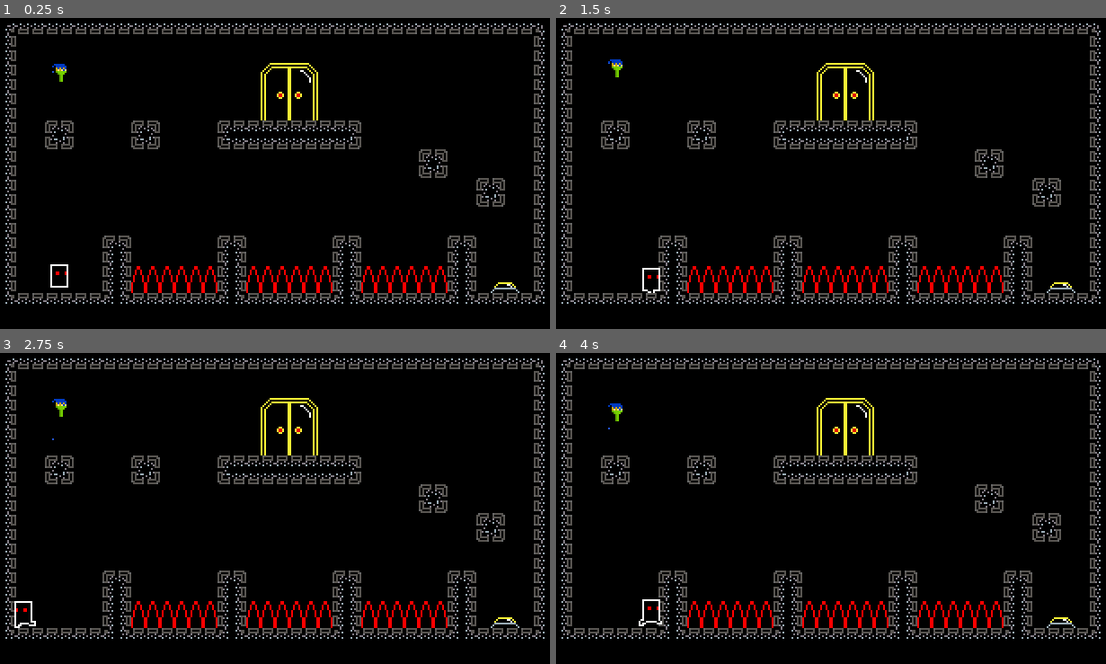
Above: before the commit, frames 1-4 (two rows, left to right).
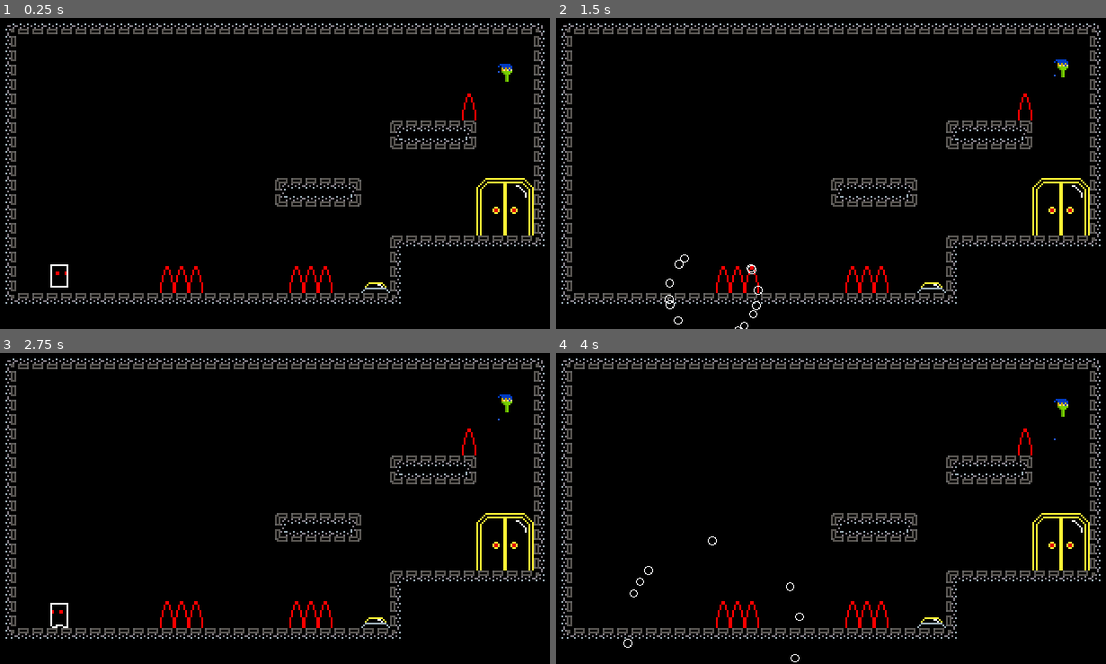
Above: after the commit, the same moments.

Repository: felipenune/outline-quest
Game: Godot game, scene res://Scenes/LevelsScenes/Level3.tscn
Same seed, same stepped clock (60 frames per second), same inputs: the game is played once before the commit and once after it. This scene is started directly instead of the project's main scene.
Inputs:
- Up to frame 1 (0.25 s): no input
- Up to frame 2 (1.5 s): hold Right (ui_right) from 0.53 s (still down); tap Up (ui_up) at 0.77 s
- Up to frame 3 (2.75 s): tap Up (ui_up) at 1.52 s; release Right (ui_right) at 2.03 s; hold Left (ui_left) from 2.03 s (still down)
- Up to frame 4 (4 s): release Left (ui_left) at 2.78 s; hold Right (ui_right) from 2.78 s (still down); tap Up (ui_up) at 3.02, 3.77 s

The runs differ from the first frame. In frame 1, 7.1% of the frame differs, in the area x 8-100%, y 14-92%; in frame 2, 7.3%, in the area x 8-100%, y 13-100%; in frame 3, 7.3%; in frame 4, 7.3%.

Commit message:
levels adjustments

Diff:
--- a/Scenes/LevelsScenes/Level3.tscn
+++ b/Scenes/LevelsScenes/Level3.tscn
@@ -15,78 +15,45 @@
 current_level = 3
 
 [node name="Ground" parent="." instance=ExtResource( 1 )]
-tile_data = PoolIntArray( -2, 0, 0, -1, 0, 1, -65536, 0, 1,  …(1260 unchanged characters)…  589823, 0, 65537, 524288, 0, 65538, 524292, 0, 3, 524296, 0, 3, 524300, 0, 3, 524304, 0, 3, 524307, 0, 65536, 524308, 0, 65538, 655358, 0, 65536, 655359, 0, 65537, 589824, 0, 65538, 589828, 0, 65539, 589832, 0, 65539, 589836, 0, 65539, 589840, 0, 65539, 589843, 0, 65536, 589844, 0, 65538, 720894, 0, 65536, 720895, 0, 65537, 655360, 0, 131077, 655361, 0, 1, 655362, 0, 1, 655363, 0, 1, 655364, 0, 131080, 655365, 0, 1, 655366, 0, 1, 655367, 0, 1, 655368, 0, 131080, 655369, 0, 1, 655370, 0, 1, 655371, 0, 1, 655372, 0, 131080, 655373, 0, 1, 655374, 0, 1, 655375, 0, 1, 655376, 0, 131080, 655377, 0, 1, 655378, 0, 1, 655379, 0, 131078, 655380, 0, 65538, 786430, 0, 65536, 78 …(831 unchanged characters)…
+tile_data = PoolIntArray( -2, 0, 0, -1, 0, 1, -65536, 0, 1,  …(1260 unchanged characters)…  589823, 0, 65537, 524288, 0, 65538, 524302, 0, 0, 524303, 0, 1, 524304, 0, 1, 524305, 0, 1, 524306, 0, 1, 524307, 0, 131078, 524308, 0, 65538, 655358, 0, 65536, 655359, 0, 65537, 589824, 0, 65538, 589838, 0, 65536, 589839, 0, 65537, 589840, 0, 65537, 589841, 0, 65537, 589842, 0, 65537, 589843, 0, 65537, 589844, 0, 65538, 720894, 0, 65536, 720895, 0, 65537, 655360, 0, 131077, 655361, 0, 1, 655362, 0, 1, 655363, 0, 1, 655364, 0, 1, 655365, 0, 1, 655366, 0, 1, 655367, 0, 1, 655368, 0, 1, 655369, 0, 1, 655370, 0, 1, 655371, 0, 1, 655372, 0, 1, 655373, 0, 1, 655374, 0, 131078, 655375, 0, 65537, 655376, 0, 65537, 655377, 0, 65537, 655378, 0, 65537, 655379, 0, 65537, 655380, 0, 65538, 786430, 0, 65536, 78 …(831 unchanged characters)…
 
 [node name="GroundOneWay" parent="." instance=ExtResource( 7 )]
-tile_data = PoolIntArray( 262146, 0, 196611, 262149, 0, 196611, 262152, 0, 196608, 262153, 0, 196609, 262154, 0, 196609, 262155, 0, 196609, 262156, 0, 196610, 327695, 0, 196611, 393233, 0, 196611 )
+tile_data = PoolIntArray( 262158, 0, 196608, 262159, 0, 196609, 262160, 0, 196610, 393226, 0, 196608, 393227, 0, 196609, 393228, 0, 196610 )
 
 [node name="PlayerSpawner" parent="." instance=ExtResource( 2 )]
 position = Vector2( 40, 128 )
 
 [node name="ButtonYellow" parent="." instance=ExtResource( 3 )]
-position = Vector2( 280, 144 )
+position = Vector2( 208, 144 )
 
 [node name="DoorLevel1" parent="." instance=ExtResource( 4 )]
-position = Vector2( 168, 48 )
+position = Vector2( 288, 112 )
 
 [node name="Spikes2" type="Node2D" parent="."]
 
 [node name="Spikes" parent="Spikes2" instance=ExtResource( 6 )]
-position = Vector2( 80, 144 )
+position = Vector2( 96, 144 )
 
 [node name="Spikes2" parent="Spikes2" instance=ExtResource( 6 )]
-position = Vector2( 88, 144 )
-
-[node name="Spikes3" parent="Spikes2" instance=ExtResource( 6 )]
-position = Vector2( 96, 144 )
+position = Vector2( 104, 144 )
 
 [node name="Spikes4" parent="Spikes2" instance=ExtResource( 6 )]
-position = Vector2( 104, 144 )
+position = Vector2( 112, 144 )
 
 [node name="Spikes5" parent="Spikes2" instance=ExtResource( 6 )]
-position = Vector2( 112, 144 )
+position = Vector2( 176, 144 )
 
 [node name="Spikes6" parent="Spikes2" instance=ExtResource( 6 )]
-position = Vector2( 120, 144 )
-
-[node name="Spikes7" parent="Spikes2" instance=ExtResource( 6 )]
-position = Vector2( 144, 144 )
-
-[node name="Spikes8" parent="Spikes2" instance=ExtResource( 6 )]
-position = Vector2( 152, 144 )
-
-[node name="Spikes9" parent="Spikes2" instance=ExtResource( 6 )]
-position = Vector2( 160, 144 )
-
-[node name="Spikes10" parent="Spikes2" instance=ExtResource( 6 )]
 position = Vector2( 168, 144 )
 
 [node name="Spikes11" parent="Spikes2" instance=ExtResource( 6 )]
-position = Vector2( 176, 144 )
+position = Vector2( 184, 144 )
 
 [node name="Spikes12" parent="Spikes2" instance=ExtResource( 6 )]
-position = Vector2( 184, 144 )
-
-[node name="Spikes13" parent="Spikes2" instance=ExtResource( 6 )]
-position = Vector2( 208, 144 )
-
-[node name="Spikes14" parent="Spikes2" instance=ExtResource( 6 )]
-position = Vector2( 216, 144 )
-
-[node name="Spikes15" parent="Spikes2" instance=ExtResource( 6 )]
-position = Vector2( 224, 144 )
-
-[node name="Spikes16" parent="Spikes2" instance=ExtResource( 6 )]
-position = Vector2( 232, 144 )
-
-[node name="Spikes17" parent="Spikes2" instance=ExtResource( 6 )]
-position = Vector2( 240, 144 )
-
-[node name="Spikes18" parent="Spikes2" instance=ExtResource( 6 )]
-position = Vector2( 248, 144 )
+position = Vector2( 264, 48 )
 
 [node name="Pencils" type="Node2D" parent="."]
-position = Vector2( 32, 32 )
+position = Vector2( 280, 32 )
 __meta__ = {
 "_edit_group_": true
 }
@@ -95,6 +62,6 @@
 
 [node name="Particles2D" parent="Pencils/Pencil" index="3"]
 amount = 1
-lifetime = 0.7
+lifetime = 1.1
 
 [editable path="Pencils/Pencil"]
--- a/Scenes/LevelsScenes/Level4.tscn
+++ b/Scenes/LevelsScenes/Level4.tscn
@@ -9,51 +9,84 @@
 [ext_resource path="res://Scenes/Tiles/GroundOneWay.tscn" type="PackedScene" id=7]
 [ext_resource path="res://Scenes/Misc/Pencil.tscn" type="PackedScene" id=8]
 
-[node name="Level3" type="Node2D"]
+[node name="Level4" type="Node2D"]
 
 [node name="LevelController" parent="." instance=ExtResource( 5 )]
 current_level = 3
 
 [node name="Ground" parent="." instance=ExtResource( 1 )]
-tile_data = PoolIntArray( -2, 0, 0, -1, 0, 1, -65536, 0, 1,  …(1260 unchanged characters)…  589823, 0, 65537, 524288, 0, 65538, 524302, 0, 0, 524303, 0, 1, 524304, 0, 1, 524305, 0, 1, 524306, 0, 1, 524307, 0, 131078, 524308, 0, 65538, 655358, 0, 65536, 655359, 0, 65537, 589824, 0, 65538, 589838, 0, 65536, 589839, 0, 65537, 589840, 0, 65537, 589841, 0, 65537, 589842, 0, 65537, 589843, 0, 65537, 589844, 0, 65538, 720894, 0, 65536, 720895, 0, 65537, 655360, 0, 131077, 655361, 0, 1, 655362, 0, 1, 655363, 0, 1, 655364, 0, 1, 655365, 0, 1, 655366, 0, 1, 655367, 0, 1, 655368, 0, 1, 655369, 0, 1, 655370, 0, 1, 655371, 0, 1, 655372, 0, 1, 655373, 0, 1, 655374, 0, 131078, 655375, 0, 65537, 655376, 0, 65537, 655377, 0, 65537, 655378, 0, 65537, 655379, 0, 65537, 655380, 0, 65538, 786430, 0, 65536, 78 …(831 unchanged characters)…
+tile_data = PoolIntArray( -2, 0, 0, -1, 0, 1, -65536, 0, 1,  …(1260 unchanged characters)…  589823, 0, 65537, 524288, 0, 65538, 524292, 0, 3, 524296, 0, 3, 524300, 0, 3, 524304, 0, 3, 524307, 0, 65536, 524308, 0, 65538, 655358, 0, 65536, 655359, 0, 65537, 589824, 0, 65538, 589828, 0, 65539, 589832, 0, 65539, 589836, 0, 65539, 589840, 0, 65539, 589843, 0, 65536, 589844, 0, 65538, 720894, 0, 65536, 720895, 0, 65537, 655360, 0, 131077, 655361, 0, 1, 655362, 0, 1, 655363, 0, 1, 655364, 0, 131080, 655365, 0, 1, 655366, 0, 1, 655367, 0, 1, 655368, 0, 131080, 655369, 0, 1, 655370, 0, 1, 655371, 0, 1, 655372, 0, 131080, 655373, 0, 1, 655374, 0, 1, 655375, 0, 1, 655376, 0, 131080, 655377, 0, 1, 655378, 0, 1, 655379, 0, 131078, 655380, 0, 65538, 786430, 0, 65536, 78 …(831 unchanged characters)…
 
 [node name="GroundOneWay" parent="." instance=ExtResource( 7 )]
-tile_data = PoolIntArray( 262158, 0, 196608, 262159, 0, 196609, 262160, 0, 196610, 393226, 0, 196608, 393227, 0, 196609, 393228, 0, 196610 )
+tile_data = PoolIntArray( 262146, 0, 196611, 262149, 0, 196611, 262152, 0, 196608, 262153, 0, 196609, 262154, 0, 196609, 262155, 0, 196609, 262156, 0, 196610, 327695, 0, 196611, 393233, 0, 196611 )
 
 [node name="PlayerSpawner" parent="." instance=ExtResource( 2 )]
 position = Vector2( 40, 128 )
 
 [node name="ButtonYellow" parent="." instance=ExtResource( 3 )]
-position = Vector2( 208, 144 )
+position = Vector2( 280, 144 )
 
 [node name="DoorLevel1" parent="." instance=ExtResource( 4 )]
-position = Vector2( 288, 112 )
+position = Vector2( 168, 48 )
 
 [node name="Spikes2" type="Node2D" parent="."]
 
 [node name="Spikes" parent="Spikes2" instance=ExtResource( 6 )]
+position = Vector2( 80, 144 )
+
+[node name="Spikes2" parent="Spikes2" instance=ExtResource( 6 )]
+position = Vector2( 88, 144 )
+
+[node name="Spikes3" parent="Spikes2" instance=ExtResource( 6 )]
 position = Vector2( 96, 144 )
 
-[node name="Spikes2" parent="Spikes2" instance=ExtResource( 6 )]
+[node name="Spikes4" parent="Spikes2" instance=ExtResource( 6 )]
 position = Vector2( 104, 144 )
 
-[node name="Spikes4" parent="Spikes2" instance=ExtResource( 6 )]
+[node name="Spikes5" parent="Spikes2" instance=ExtResource( 6 )]
 position = Vector2( 112, 144 )
 
-[node name="Spikes5" parent="Spikes2" instance=ExtResource( 6 )]
-position = Vector2( 176, 144 )
+[node name="Spikes6" parent="Spikes2" instance=ExtResource( 6 )]
+position = Vector2( 120, 144 )
 
-[node name="Spikes6" parent="Spikes2" instance=ExtResource( 6 )]
+[node name="Spikes7" parent="Spikes2" instance=ExtResource( 6 )]
+position = Vector2( 144, 144 )
+
+[node name="Spikes8" parent="Spikes2" instance=ExtResource( 6 )]
+position = Vector2( 152, 144 )
+
+[node name="Spikes9" parent="Spikes2" instance=ExtResource( 6 )]
+position = Vector2( 160, 144 )
+
+[node name="Spikes10" parent="Spikes2" instance=ExtResource( 6 )]
 position = Vector2( 168, 144 )
 
 [node name="Spikes11" parent="Spikes2" instance=ExtResource( 6 )]
+position = Vector2( 176, 144 )
+
+[node name="Spikes12" parent="Spikes2" instance=ExtResource( 6 )]
 position = Vector2( 184, 144 )
 
-[node name="Spikes12" parent="Spikes2" instance=ExtResource( 6 )]
-position = Vector2( 264, 48 )
+[node name="Spikes13" parent="Spikes2" instance=ExtResource( 6 )]
+position = Vector2( 208, 144 )
+
+[node name="Spikes14" parent="Spikes2" instance=ExtResource( 6 )]
+position = Vector2( 216, 144 )
+
+[node name="Spikes15" parent="Spikes2" instance=ExtResource( 6 )]
+position = Vector2( 224, 144 )
+
+[node name="Spikes16" parent="Spikes2" instance=ExtResource( 6 )]
+position = Vector2( 232, 144 )
+
+[node name="Spikes17" parent="Spikes2" instance=ExtResource( 6 )]
+position = Vector2( 240, 144 )
+
+[node name="Spikes18" parent="Spikes2" instance=ExtResource( 6 )]
+position = Vector2( 248, 144 )
 
 [node name="Pencils" type="Node2D" parent="."]
-position = Vector2( 280, 32 )
+position = Vector2( 32, 32 )
 __meta__ = {
 "_edit_group_": true
 }
@@ -62,6 +95,6 @@
 
 [node name="Particles2D" parent="Pencils/Pencil" index="3"]
 amount = 1
-lifetime = 1.1
+lifetime = 0.7
 
 [editable path="Pencils/Pencil"]
